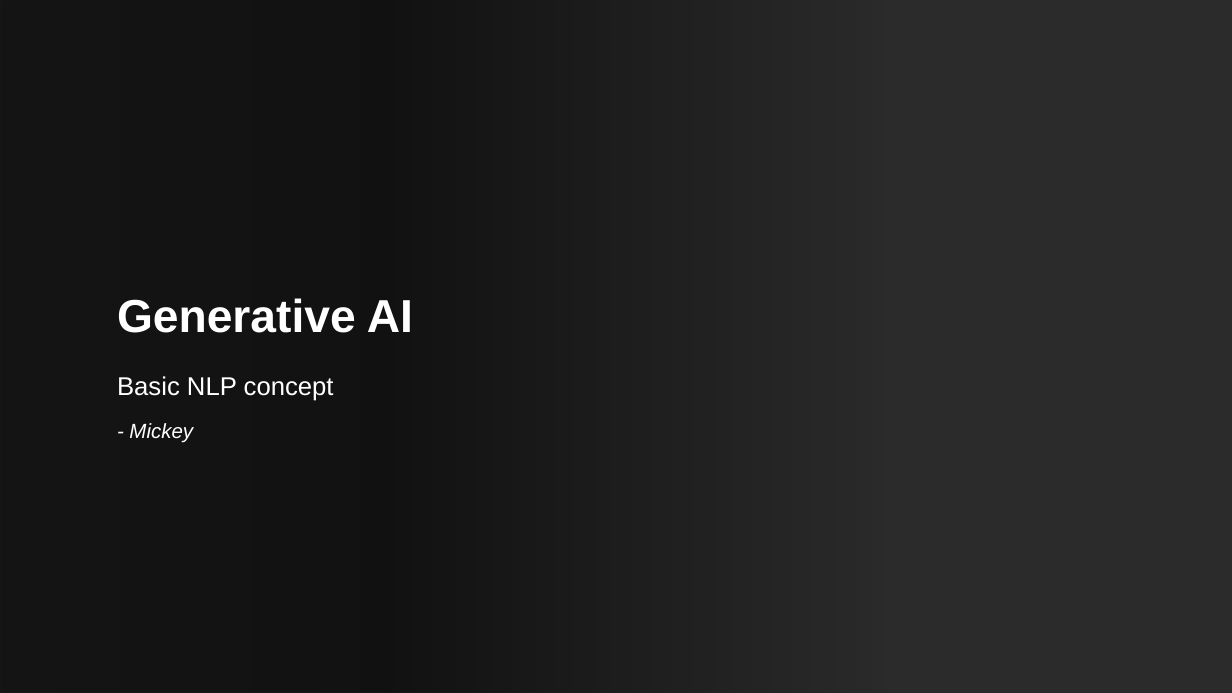
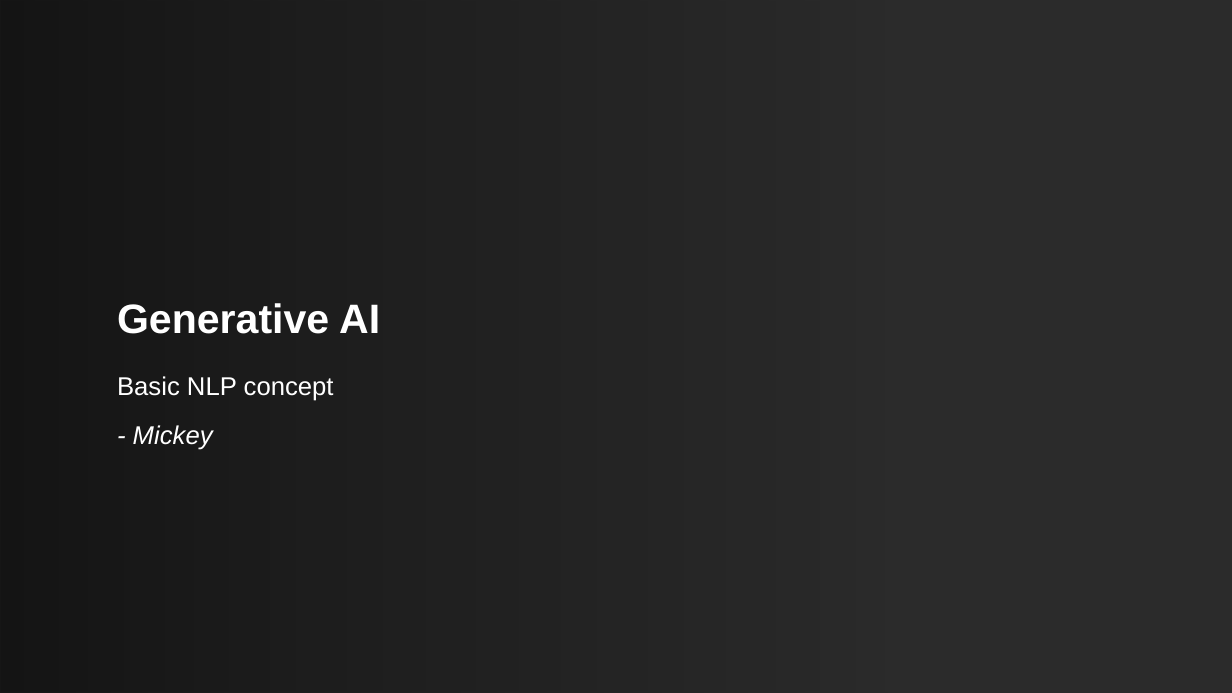
Before and after one commit to mictsung/NLP, a slide deck: slide 1 of Generative ai.pptx. Drawn at 1232x693 pixels with LibreOffice and Linux fonts; fonts in the diff are those of the drawing; background and template pictures are left out; a plain dark background stands for a picture behind light text. Boxes give left, top, right and bottom in pixels: in the first picture for what was removed or moved away, otherwise in the second. Text is boxed around its words. In the diff, an @@ line names an element or a change of style, - is before the commit and + after.

```diff
--- a/Generative ai.pptx
+++ b/Generative ai.pptx
@@ title "Generative AI" at (117,303,380,334): size 36 to 32 pt @@
@@ subtitle at (133,425,213,450): size 16 to 20 pt in "- Mickey" @@
```
Also in this commit, not shown: 1 other slide changed, 15 slides added, 1 slide removed.
